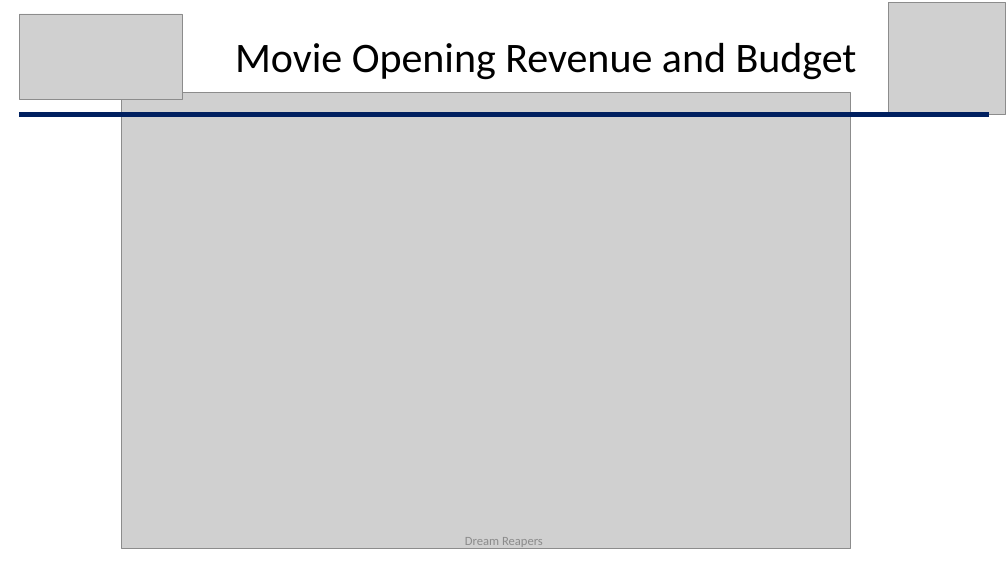
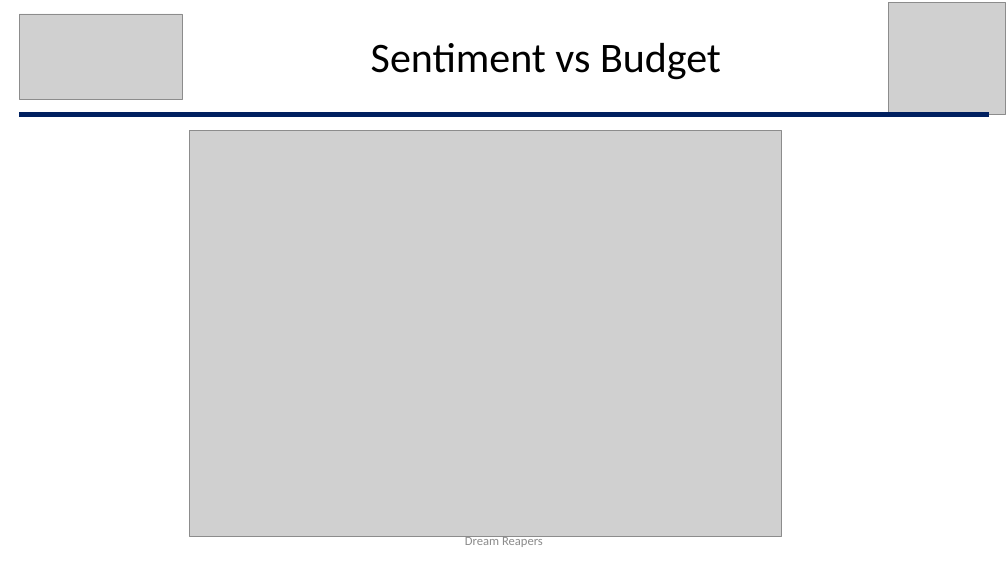
Before and after one commit to Jayleh/dream-reapers, a slide deck: slide 10 of Dream Reapers V6.pptx (slide 15 before the commit). Drawn at 1008x567 pixels with LibreOffice and Linux fonts; fonts in the diff are those of the drawing; grey boxes stand for pictures. Boxes give left, top, right and bottom in pixels: in the first picture for what was removed or moved away, otherwise in the second. Text is boxed around its words. In the diff, an @@ line names an element or a change of style, - is before the commit and + after.

Commit message:
updating powerpoint

```diff
--- a/Dream Reapers V6.pptx
+++ b/Dream Reapers V6.pptx
@@ text at (371,43,721,80): text changed @@
-Movie Opening Revenue and Budget
+Sentiment vs Budget
@@ picture: place and size @@
-picture at (121,92,851,548)
+picture at (190,130,782,536)
```
Also in this commit, not shown: 2 other slides changed.
